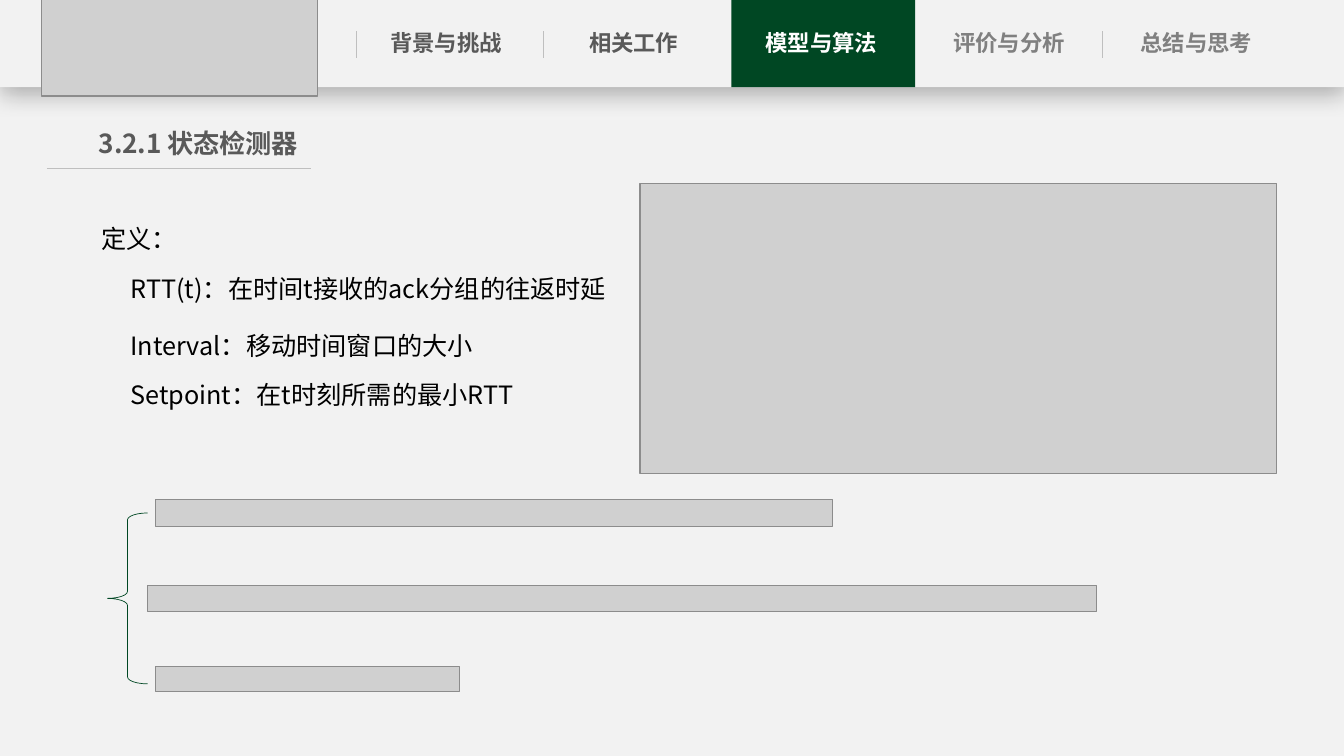
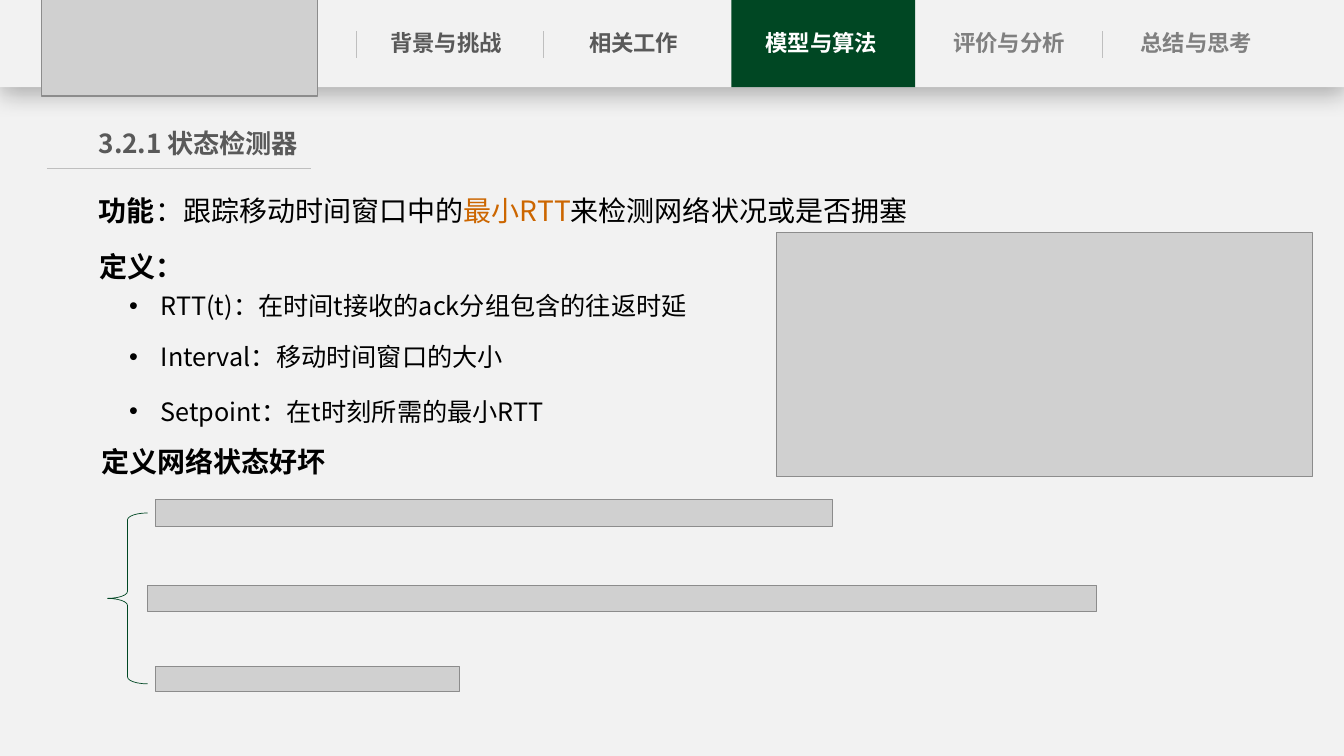
Before and after one commit to Enderfga/Enderfga, a slide deck: slide 10 of Report/C2TCP A Flexible Cellular TCP to Meet Stringent Delay Requirements.pptx. Drawn at 1344x756 pixels with LibreOffice and Linux fonts; fonts in the diff are those of the drawing; grey boxes stand for pictures. Boxes give left, top, right and bottom in pixels: in the first picture for what was removed or moved away, otherwise in the second. Text is boxed around its words. In the diff, an @@ line names an element or a change of style, - is before the commit and + after.

```diff
--- a/Report/C2TCP A Flexible Cellular TCP to Meet Stringent Delay Requirements.pptx
+++ b/Report/C2TCP A Flexible Cellular TCP to Meet Stringent Delay Requirements.pptx
@@ text added at <box>99,197,907,224</box>, 20 pt, text #000000 @@
+功能：跟踪移动时间窗口中的最小RTT来检测网络状况或是否拥塞
@@ picture: place and size @@
-picture at <box>640,184,1277,473</box>
+picture at <box>776,233,1313,477</box>
@@ text "定义：": place and size @@
-text "定义：" at <box>101,226,177,250</box>
+text "定义：" at <box>100,253,184,280</box>
@@ text "定义：" at <box>100,253,184,280</box>: size 18 to 20 pt, bold on @@
@@ text at <box>161,294,687,320</box>: text changed @@
-RTT(t)：在时间t接收的ack分组的往返时延
+• RTT(t)：在时间t接收的ack分组包含的往返时延
@@ text "Interval：移动时间窗口的大小": place and size @@
-text "Interval：移动时间窗口的大小" at <box>131,333,473,357</box>
+text "Interval：移动时间窗口的大小" at <box>161,344,503,368</box>
@@ text "Interval：移动时间窗口的大小" at <box>161,344,503,368</box>: bullet none to • @@
@@ text "Setpoint：在t时刻所需的最小RTT" at <box>161,400,544,427</box>: bullet none to • @@
@@ text "Setpoint：在t时刻所需的最小RTT": place and size @@
-text "Setpoint：在t时刻所需的最小RTT" at <box>131,383,514,410</box>
+text "Setpoint：在t时刻所需的最小RTT" at <box>161,400,544,427</box>
@@ text added at <box>101,448,325,475</box>, 20 pt, text #000000, bold @@
+定义网络状态好坏
```
Also in this commit, not shown: 16 other slides changed, 2 slides removed, 9 other files.
